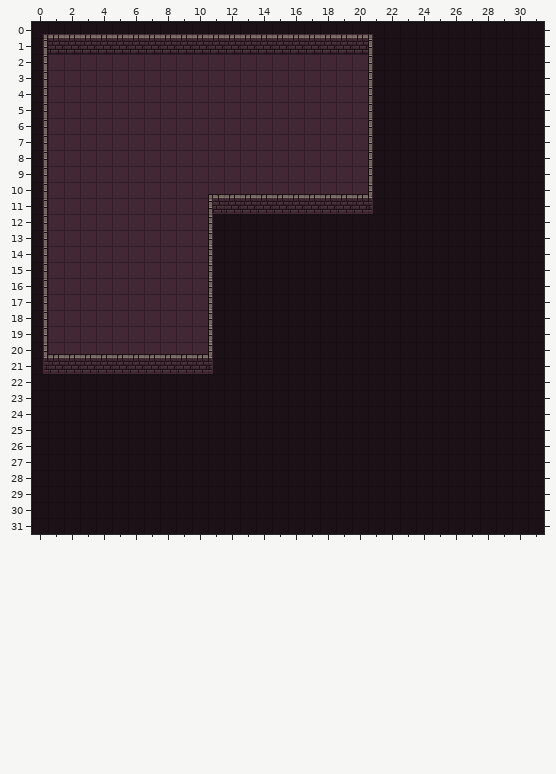
Tiled map: Assets/TileMap/basic_corner.tmx. Above is the file before it was changed.
Cells are 16x16 px. Shown: x 0..31, y 0..31.
The same view after the edit:
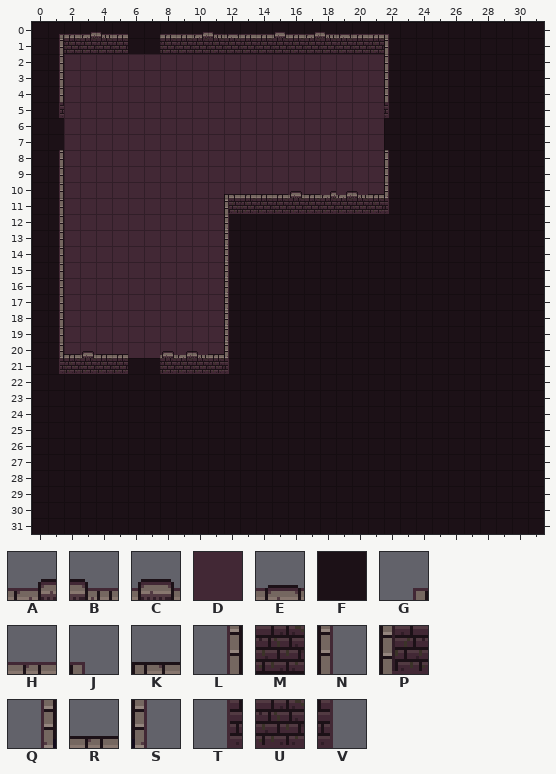
Key: from "dungeon_set_1": A 10, B 11, C 48, D 50, E 51, F 100; from "dungeon_set_3": G 0, H 1, J 2, K 3, L 16, M 17, N 18, P 19, Q 32, R 33, S 34, T 48, U 49, V 50.
_ is an empty cell, # one hidden under a higher layer, . an unchanged one.
Tiles of an added or newly shown layer are drawn over the layers below it.
Diff:
--- layer "floor"
@@ x 1..21 @@
- 2 D...................F
- 3 D...................F
- 4 D...................F
- 5 D...................F
- 6 D...................F
- 7 D...................F
- 8 D...................F
- 9 D...................F
-10 D...................F
-11 D.........#..........
-12 D.........F..........
-13 D.........F..........
-14 D.........F..........
-15 D.........F..........
-16 D.........F..........
-17 D.........F..........
-18 D.........F..........
-19 D.........F..........
-20 D.........F..........
+ 2 F...................D
+ 3 F...................D
+ 4 F...................D
+ 5 F...................D
+ 6 F...................D
+ 7 F...................D
+ 8 F...................D
+ 9 F...................D
+10 F...................D
+11 F.........D..........
+12 F.........D..........
+13 F.........D..........
+14 F.........D..........
+15 F.........D..........
+16 F.........D..........
+17 F.........D..........
+18 F.........D..........
+19 F.........D..........
+20 F.........D..........
--- layer "walls"
@@ x 0..22 @@
- 0 GH.HH.HH..HHH..H.HHH.J.
- 1 LM....MM.............N.
- 2 L....................N.
- 3 L....................N.
- 4 L....................N.
- 5 L_...................N_
- 6 L....................N.
- 7 L....................N.
- 8 L....................N.
- 9 L....................N.
-10 L..........KR........S.
-11 L..........PU........V.
-12 L..........S...........
-13 L..........S...........
-14 L..........S...........
-15 L..........S...........
-16 L..........S...........
-17 L..........S...........
-18 L..........S...........
-19 L..........S...........
-20 QR.R..RRRRRS...........
-21 TU....UU...V...........
+ 0 __.__.__..___.._.___._.
+ 1 __....__.............M.
+ 2 _...................._.
+ 3 _...................._.
+ 4 _...................._.
+ 5 _T..................._V
+ 6 _...................._.
+ 7 _...................._.
+ 8 _...................._.
+ 9 _...................._.
+10 _..........__........R.
+11 _..........__........U.
+12 _.........._...........
+13 _.........._...........
+14 _.........._...........
+15 _.........._...........
+16 _.........._...........
+17 _.........._...........
+18 _.........._...........
+19 _.........._...........
+20 __._..______...........
+21 __....__..._...........
--- layer "roof" (added)
@@ x 1..22 @@
- 0 _.__.....___.._.___.__
- 1 _...................._
- 2 _...................._
- 3 _...................._
- 4 _...................._
+ 0 G.AB.....ABE..C.ABE.HJ
+ 1 L....................N
+ 2 L....................N
+ 3 L....................N
+ 4 L....................N
@@ x 1..22 @@
- 8 _...................._
- 9 _...................._
-10 _.........._..._.___._
-11 _.........._........._
-12 _.........._..........
-13 _.........._..........
-14 _.........._..........
-15 _.........._..........
-16 _.........._..........
-17 _.........._..........
-18 _.........._..........
-19 _.........._..........
-20 _._...._____..........
-21 _.........__..........
+ 8 L....................N
+ 9 L....................N
+10 L..........K...C.AAB.S
+11 L..........P.........V
+12 L..........S..........
+13 L..........S..........
+14 L..........S..........
+15 L..........S..........
+16 L..........S..........
+17 L..........S..........
+18 L..........S..........
+19 L..........S..........
+20 Q.C....CABRS..........
+21 T.........UV..........
